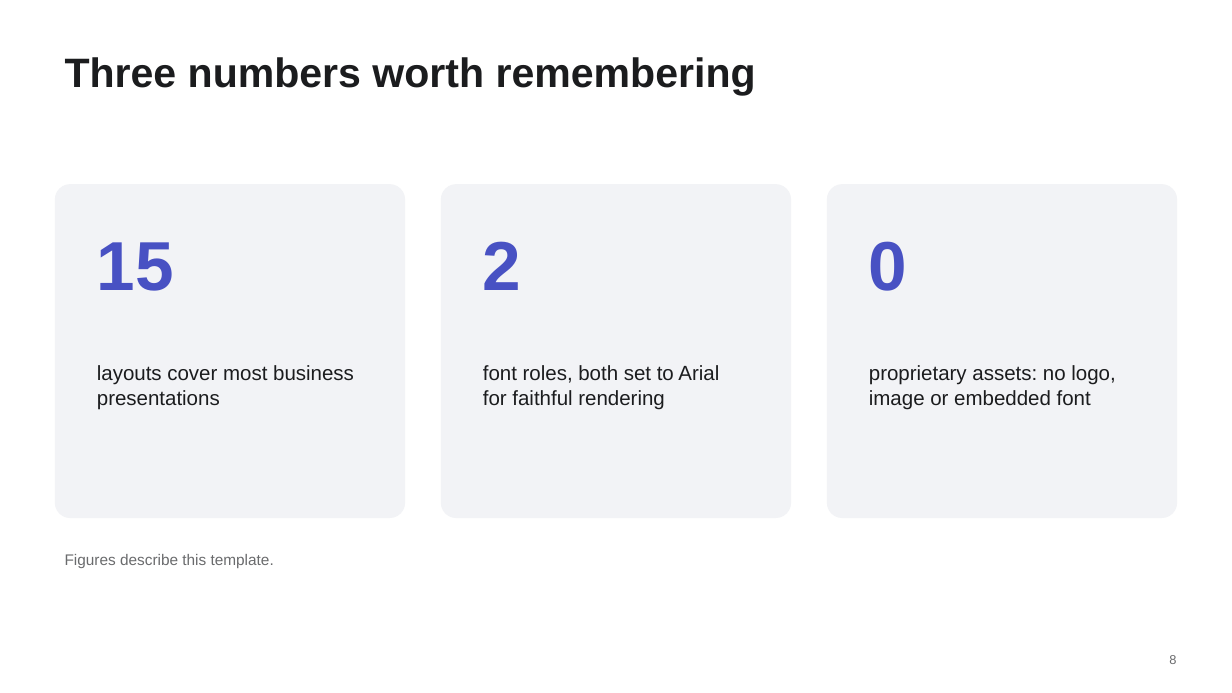
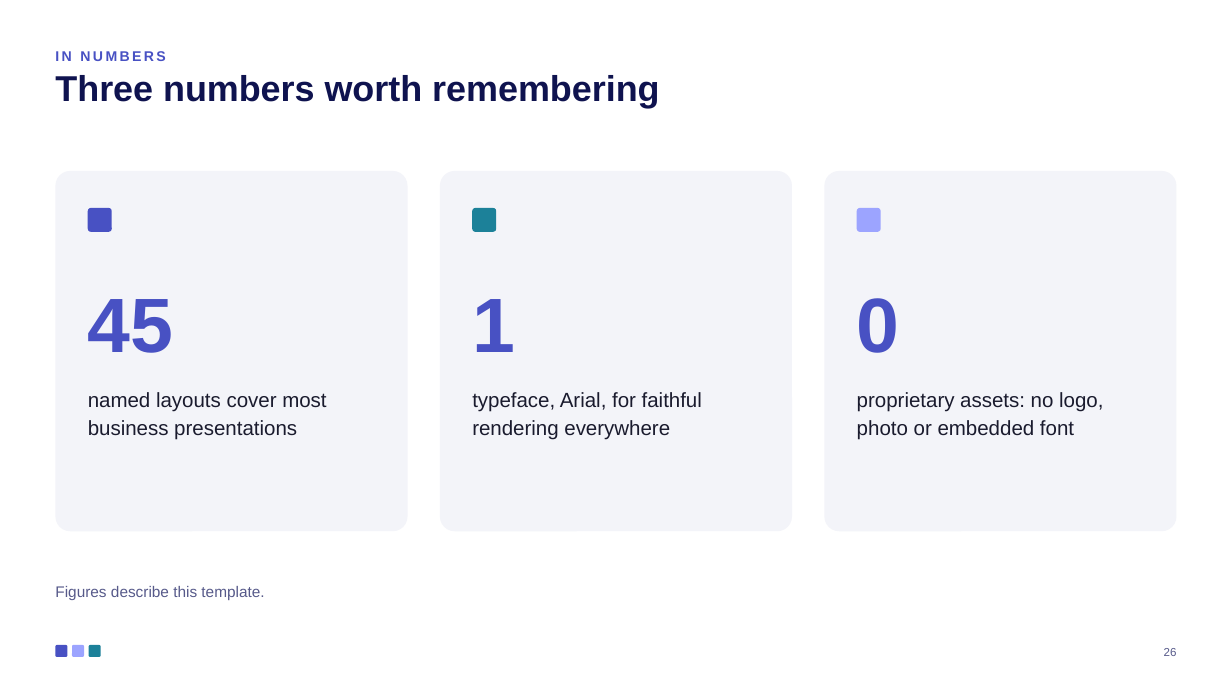
Before and after one commit to ThalesGroup/fred, a slide deck: slide 26 of libs/capabilities/fred-capability-ppt-filler/fred_capability_ppt_filler/builder/assets/fred_template.pptx (slide 8 before the commit). Drawn at 1232x693 pixels with LibreOffice and Linux fonts; fonts in the diff are those of the drawing. Boxes give left, top, right and bottom in pixels: in the first picture for what was removed or moved away, otherwise in the second. Text is boxed around its words. In the diff, an @@ line names an element or a change of style, - is before the commit and + after.

Commit message:
feat(#2679): ship the owner's Fred showcase deck as the built-in template
The table slide's body cells are emptied (header kept) so it reads as a data
table. Test expectations follow the new deck: pattern ids and names, the full
chart slide's caption, the example chart's design, a 3-column table, figure
and takeaway placeholders named on the layout, and a section list added in the
test since the deck has none.

```diff
--- a/libs/capabilities/fred-capability-ppt-filler/fred_capability_ppt_filler/builder/assets/fred_template.pptx
+++ b/libs/capabilities/fred-capability-ppt-filler/fred_capability_ppt_filler/builder/assets/fred_template.pptx
@@ text added at box(55, 51, 165, 61), 11 pt, text #4851C3, bold @@
+IN NUMBERS
@@ title "Three numbers worth remembering": place and size @@
-title "Three numbers worth remembering" at box(65, 57, 756, 95)
+title "Three numbers worth remembering" at box(55, 75, 659, 108)
@@ title "Three numbers worth remembering" at box(55, 75, 659, 108): size 32 to 28 pt, text colour #1B1C1E to #0F134F; line spacing 1 to 0.95 @@
@@ rounded rectangle: place and size @@
-rounded rectangle at box(55, 185, 405, 518)
+rounded rectangle at box(55, 171, 408, 531)
@@ rounded rectangle: place and size @@
-rounded rectangle at box(442, 185, 791, 518)
+rounded rectangle at box(440, 171, 792, 531)
@@ fill #F2F3F6 to #F3F4F9; outline #F2F3F6 1 pt to none; proportions changed in 3 elements at box(440, 171, 792, 531), box(55, 171, 408, 531), box(824, 171, 1177, 531) @@
@@ rounded rectangle: place and size @@
-rounded rectangle at box(828, 185, 1177, 518)
+rounded rectangle at box(824, 171, 1177, 531)
@@ rounded rectangle added at box(88, 208, 112, 232), fill #4851C3 @@
@@ rounded rectangle added at box(472, 208, 496, 232), fill #1C8199 @@
@@ rounded rectangle added at box(857, 208, 881, 232), fill #9CA4FF @@
@@ text removed at box(97, 242, 174, 291) @@
-15
@@ text removed at box(483, 241, 522, 290) @@
-2
@@ text "0": place and size @@
-text "0" at box(869, 241, 908, 291)
+text "0" at box(857, 298, 900, 353)
@@ text "0" at box(857, 298, 900, 353): size 54 to 60 pt; line spacing 1 to 0.9; less space between paragraphs; vertical alignment top to bottom @@
@@ text added at box(88, 299, 174, 353), 60 pt, text #4851C3, bold @@
+45
@@ text added at box(472, 299, 515, 352), 60 pt, text #4851C3, bold @@
+1
@@ text at box(88, 392, 326, 440): text changed; text colour #1B1C1E to #1A1B2E @@
-layouts cover most business presentations
+named layouts cover most business presentations
@@ text at box(472, 392, 702, 440): text changed; text colour #1B1C1E to #1A1B2E @@
-font roles, both set to Arial for faithful rendering
+typeface, Arial, for faithful rendering everywhere
@@ text at box(857, 392, 1103, 440): text changed; text colour #1B1C1E to #1A1B2E @@
-proprietary assets: no logo, image or embedded font
+proprietary assets: no logo, photo or embedded font
@@ text "Figures describe this template.": place and size @@
-text "Figures describe this template." at box(65, 554, 274, 568)
+text "Figures describe this template." at box(55, 586, 264, 600)
@@ text "Figures describe this template." at box(55, 586, 264, 600): text colour #6A6B6D to #575A8A; line spacing 1 to 1.1; less space between paragraphs; vertical alignment top to bottom @@
@@ rounded rectangle added at box(55, 645, 67, 657), fill #4851C3 @@
@@ rounded rectangle added at box(72, 645, 84, 657), fill #9CA4FF @@
@@ rounded rectangle added at box(89, 645, 101, 657), fill #1C8199 @@
@@ page number added at box(1164, 648, 1177, 656), 9 pt, text #575A8A @@
+26
@@ page number removed at box(1169, 655, 1176, 664) @@
-8
```
Also in this commit, not shown: 7 other slides changed, 37 slides added, 8 slides removed, 8 other files.
